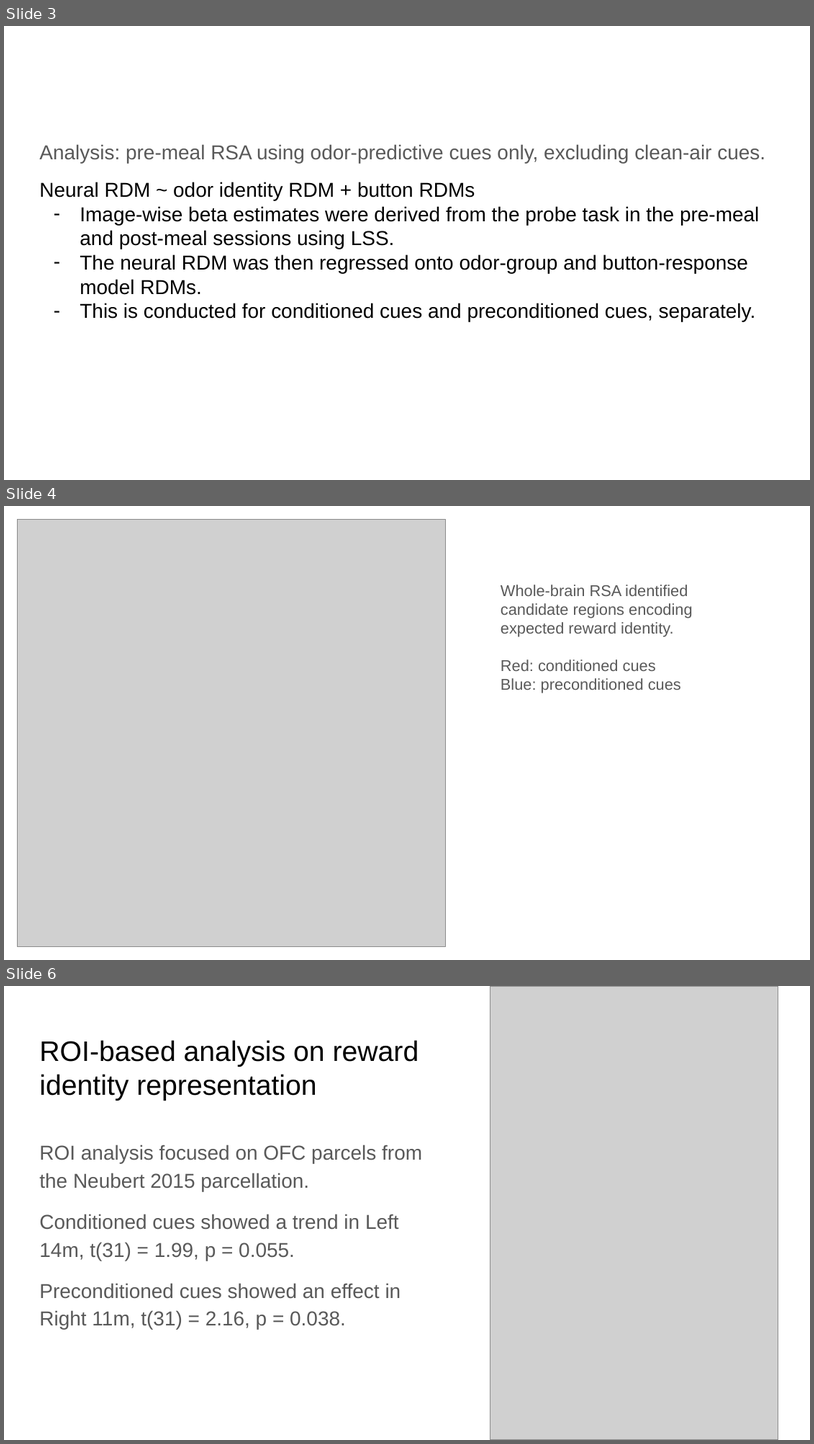
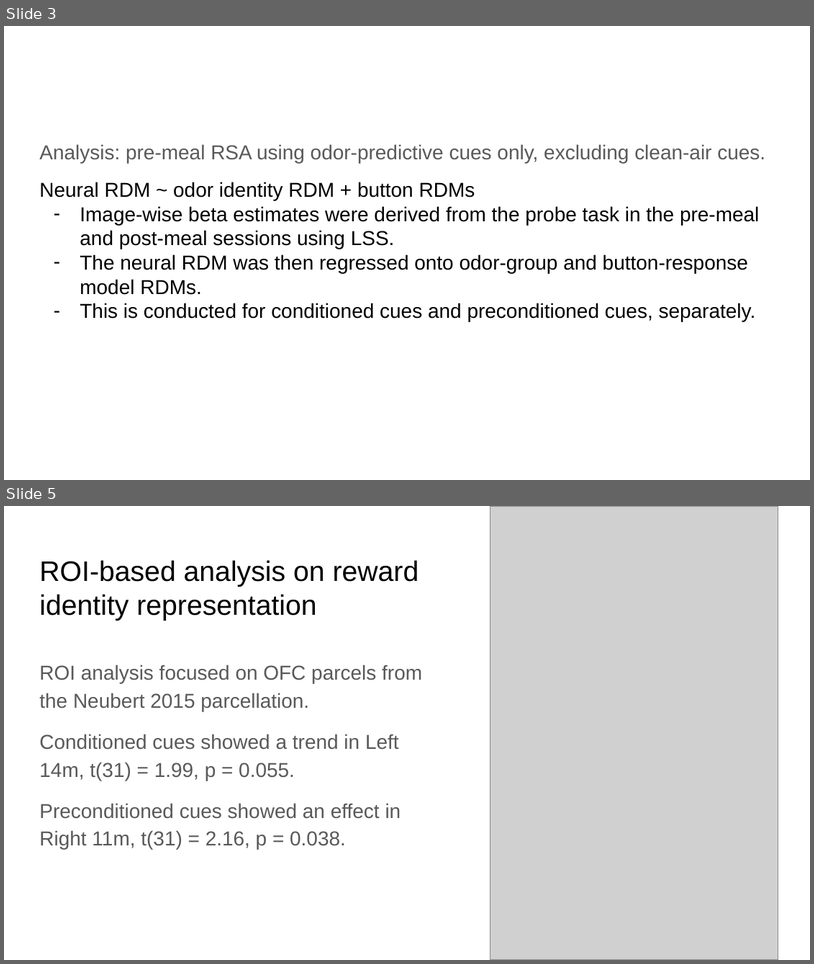
Before and after one commit to QingfangLiu/project-spcd, a slide deck: docs/SPCD fMRI results lab meeting.pptx. Shown one above the other, each under a label of ours: slides 3, 4 and 6 before the commit, slides 3 and 5 after it; the slides between them are not shown. The pictures are 814x1444 and 814x964 pixels, drawn with LibreOffice and Linux fonts; fonts in the diff are those of the drawing; grey boxes stand for pictures. Boxes give left, top, right and bottom in pixels: in the first picture for what was removed or moved away, otherwise in the second. Text is boxed around its words. In the diff, an @@ line names an element or a change of style, - is before the commit and + after.

```diff
--- a/docs/SPCD fMRI results lab meeting.pptx
+++ b/docs/SPCD fMRI results lab meeting.pptx
@@ slide 4 removed at (x1=4, y1=506, x2=810, y2=960), background #FFFFFF @@
@@ picture removed at (x1=18, y1=520, x2=446, y2=947) @@
@@ text removed at (x1=501, y1=584, x2=693, y2=693) @@
-Whole-brain RSA identified candidate regions encoding expected reward identity.
-Red: conditioned cues
-Blue: preconditioned cues
@@ what was slide 6 is now slide 5 @@
```
Also in this commit, not shown: 4 slides changed.
